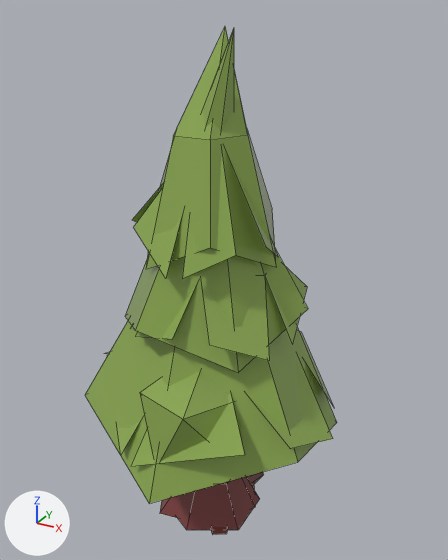
The FBX model Assets/Environment/Meshes/Trees.fbx as it was, and as the next commit left it.
One viewpoint serves both versions: a 50 mm lens placed at (5.98, -10.37, 10.91), pointed at (0.07, 0.37, 5.53). Every picture has the same lights, and +X, +Y and +Z are marked at lower left. Mesh edges are drawn as thin lines. Where no turn or scale is listed for an object, it has been applied to the vertices.

Names of what the first picture shows: 'Pine_01', 'Pine_02', 'Tree_01'.
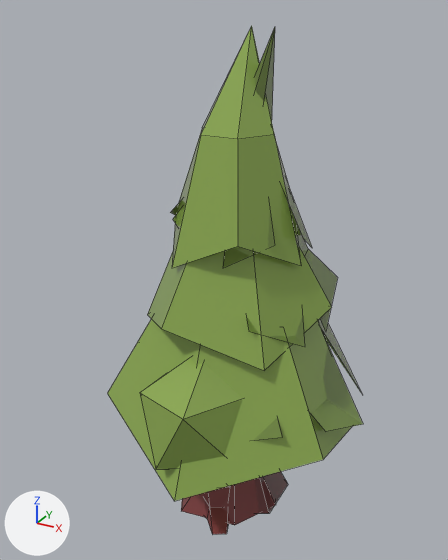
Where the newer file only moved an object's origin or applied its transform, the numbers keep the older frame.

What differs and where, as boxes (x1, y1, x2, y2) in the pictures (448 x 560 px):
```json
{"object": "Pine_01", "change": "moved", "before": [85, 27, 337, 518], "after": [107, 26, 352, 525]}
{"object": "Pine_02", "change": "mesh moved", "before": [105, 29, 334, 530], "after": [170, 28, 363, 514]}
```

Scene script edits in JSON lines:
```json
{"block": "me_mesh", "where": "me_mesh.from_pydata(...)  # 55 vertices, 38 faces; spans x 4.39..9.61, y -11.13..-5.57, z -0.02..10.6"}
{"block": "me_mesh", "where": "# used by ob_pine_01; location = (-7.0, 8.35, 0.0)"}
{"block": "me_mesh", "change": "me_mesh part 1: the whole mesh is moved by (-6.6, 8.65, 0.0)"}
{"block": "me_mesh_001", "where": "me_mesh_001.from_pydata(...)  # 72 vertices, 50 faces; spans x 4.14..9.86, y -9.58..-4.42, z -0.02..10.6"}
{"block": "me_mesh_001", "where": "# used by ob_pine_02; location = (-7.0, 7.0, 0.0)"}
{"block": "me_mesh_001", "change": "me_mesh_001 part 2: the whole mesh is moved by (0.4, 0.8, 0.0)"}
{"op": "set", "path": "ob_pine_01.location", "old": "(-7.0, 8.35, 0.0)", "new": "(0.0, 0.0, 0.0)"}
```
